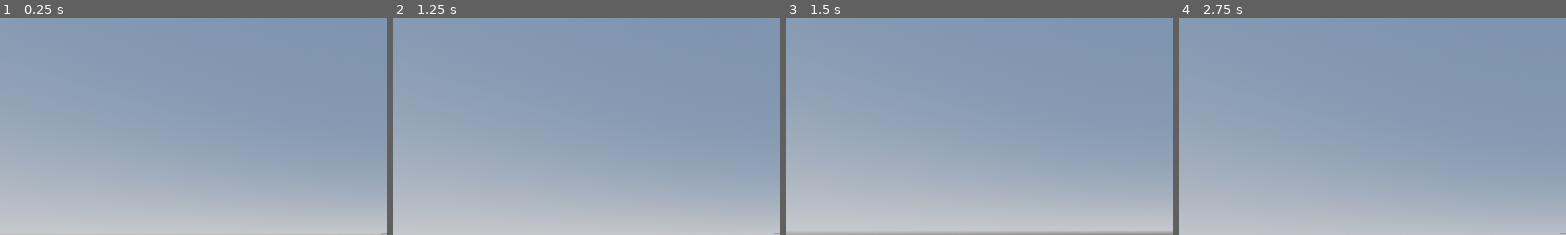
Above: before the commit, frames 1-4 (left to right).
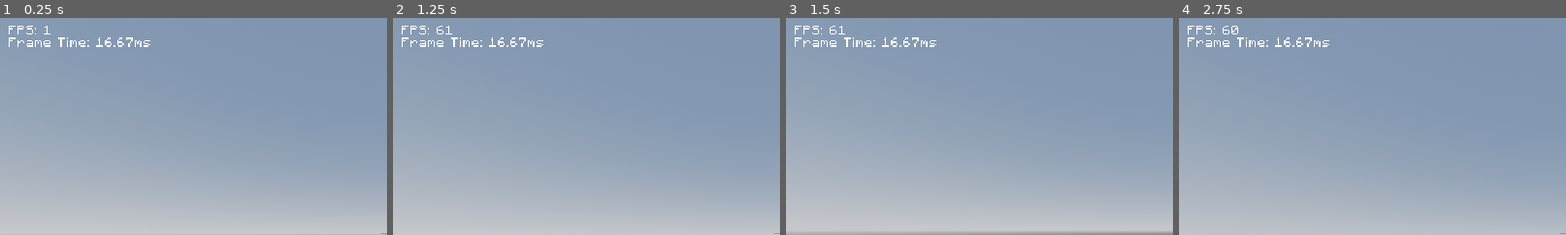
Above: after the commit, the same moments.

Repository: YouthHalo/Minecraft-Clone
Game: Godot game, scene res://scenes/main.tscn
Two runs of this game, one before a commit and one after it. Both use one fixed random seed, a clock stepped at 60 frames per second and the inputs below.
Inputs (mouse positions are % of the whole screen's width and height, from its top left):
- Up to frame 1 (0.25 s): no input
- Up to frame 2 (1.25 s): move the mouse to (55, 50) at 0.52 s; hold W (forward) from 0.53 s (still down); tap Shift (crouch) at 0.6 s; tap Space (jump) at 0.77 s
- Up to frame 3 (1.5 s): keep holding W (forward); move the mouse to (45, 50) at 1.27 s; click (45, 50) at 1.35 s
- Up to frame 4 (2.75 s): keep holding W (forward); tap Space (jump) at 1.52 s; move the mouse to (52, 48) at 2.02 s; right-click (52, 48) at 2.1 s
The pictures show only the part of the screen within x 0-50%, y 0-50%; the shares and areas given below are measured in that part.

The runs differ from the first frame. In frame 1, 0.5% of the frame differs, in the area x 2-39%, y 3-14%; in frame 2, 0.6%; in frame 3, 0.6%; in frame 4, 0.6%.

Commit message:
FPS counter added, going to add viewport for hand

Diff:
--- a/scenes/blockChecker.tscn
+++ /dev/null
@@ -1,19 +0,0 @@
-[gd_scene load_steps=4 format=3 uid="uid://dtns1kwiey5l3"]
-
-[sub_resource type="BoxShape3D" id="BoxShape3D_b06wa"]
-
-[sub_resource type="StandardMaterial3D" id="StandardMaterial3D_26dpi"]
-
-[sub_resource type="BoxMesh" id="BoxMesh_i0352"]
-
-[node name="Block Checker" type="Area3D"]
-transform = Transform3D(1, 0, 0, 0, 1, 0, 0, 0, 1, 0, 2, 0)
-input_ray_pickable = false
-
-[node name="CollisionShape3D" type="CollisionShape3D" parent="."]
-shape = SubResource("BoxShape3D_b06wa")
-
-[node name="MeshInstance3D" type="MeshInstance3D" parent="."]
-material_override = SubResource("StandardMaterial3D_26dpi")
-transparency = 0.96
-mesh = SubResource("BoxMesh_i0352")
--- /dev/null
+++ b/scenes/item_handler.tscn
@@ -0,0 +1,15 @@
+[gd_scene load_steps=3 format=3 uid="uid://2v4j523hkuy4"]
+
+[ext_resource type="PackedScene" uid="uid://8hb8nhoavwut" path="res://scenes/blocks.tscn" id="1_5ycq2"]
+
+[sub_resource type="BoxMesh" id="BoxMesh_7hp0l"]
+
+[node name="ItemHandler" type="SubViewport"]
+
+[node name="MeshInstance3D" type="MeshInstance3D" parent="."]
+transform = Transform3D(0.0501844, -0.0794656, -0.241667, 0.155184, 0.392009, 2.98202e-08, 0.189471, -0.300023, 0.0640091, 1.03547, -0.12, -0.87573)
+mesh = SubResource("BoxMesh_7hp0l")
+skeleton = NodePath("../..")
+
+[node name="Blocks" parent="." instance=ExtResource("1_5ycq2")]
+transform = Transform3D(0.5, -1.86266e-09, -1.49012e-08, -1.77301e-09, 0.5, 1.52701e-08, -7.45058e-09, -5.94009e-10, 0.5, 1.00248, 0.165337, -1.04436)
--- /dev/null
+++ b/scenes/ui.gd
@@ -0,0 +1,12 @@
+extends Control
+
+
+# Called when the node enters the scene tree for the first time.
+func _ready():
+	pass # Replace with function body.
+
+
+# Called every frame. 'delta' is the elapsed time since the previous frame.
+func _process(delta):
+	$"FPS Counter".text = "FPS: " + str(Engine.get_frames_per_second())
+	$"Frame Time".text = "Frame Time: " + str(round(delta*100000)/100) + "ms"
--- a/scenes/ui.tscn
+++ b/scenes/ui.tscn
@@ -1,4 +1,7 @@
-[gd_scene load_steps=3 format=3 uid="uid://4v22jk0e768k"]
+[gd_scene load_steps=5 format=3 uid="uid://4v22jk0e768k"]
+
+[ext_resource type="Script" path="res://scenes/ui.gd" id="1_no7us"]
+[ext_resource type="FontFile" uid="uid://ce5ibptqcf312" path="res://assets/minecraftFont.otf" id="2_74ef0"]
 
 [sub_resource type="StyleBoxFlat" id="StyleBoxFlat_4m4kd"]
 
@@ -11,8 +14,14 @@
 anchor_bottom = 1.0
 grow_horizontal = 2
 grow_vertical = 2
+script = ExtResource("1_no7us")
 
-[node name="Crosshair" type="Panel" parent="."]
+[node name="Crosshair" type="Control" parent="."]
+anchors_preset = 0
+offset_right = 40.0
+offset_bottom = 40.0
+
+[node name="VPanel" type="Panel" parent="Crosshair"]
 texture_filter = 1
 layout_mode = 1
 anchors_preset = 8
@@ -20,16 +29,16 @@
 anchor_top = 0.5
 anchor_right = 0.5
 anchor_bottom = 0.5
-offset_left = -1.0
-offset_top = -9.0
-offset_right = 1.0
-offset_bottom = 9.0
+offset_left = 555.0
+offset_top = 295.0
+offset_right = 557.0
+offset_bottom = 313.0
 grow_horizontal = 2
 grow_vertical = 2
 theme_override_styles/panel = SubResource("StyleBoxFlat_4m4kd")
 metadata/_edit_use_anchors_ = true
 
-[node name="Panel2" type="Panel" parent="Crosshair"]
+[node name="HPanel" type="Panel" parent="Crosshair/VPanel"]
 layout_mode = 1
 anchors_preset = 8
 anchor_left = 0.5
@@ -43,3 +52,27 @@
 grow_horizontal = 2
 grow_vertical = 2
 theme_override_styles/panel = SubResource("StyleBoxFlat_1t067")
+
+[node name="FPS Counter" type="RichTextLabel" parent="."]
+texture_filter = 1
+layout_mode = 1
+offset_left = 12.0
+offset_top = 12.0
+offset_right = 104.0
+offset_bottom = 30.0
+theme_override_fonts/normal_font = ExtResource("2_74ef0")
+theme_override_font_sizes/normal_font_size = 18
+text = "FPS: 900"
+scroll_active = false
+
+[node name="Frame Time" type="RichTextLabel" parent="."]
+texture_filter = 1
+layout_mode = 1
+offset_left = 12.0
+offset_top = 30.0
+offset_right = 291.0
+offset_bottom = 48.0
+theme_override_fonts/normal_font = ExtResource("2_74ef0")
+theme_override_font_sizes/normal_font_size = 18
+text = "Frame Time: "
+scroll_active = false
Not shown: 8 places in assets/Blocks.tres that only renumber resources
Binary file added: assets/minecraftFont.otf
Not shown, added: assets/minecraftFont.otf.import
